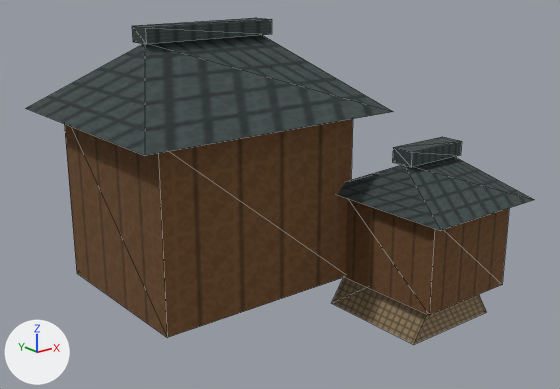
A saved change to the glTF model app/src/main/assets/3d/field/domestic-BARRACKS-2-lod1.glb.
Camera for both pictures: a camera (50 mm lens) standing at (-0.936, -1.226, 0.737) and looking at (0.012, -0.04, 0.262). Every picture has the same lights, and +X, +Y and +Z are marked at lower left. The picture after the commit comes second. Mesh edges are drawn as thin lines. Vertices at exactly the same position are counted once.

The scene before the commit, as lines of its bpy script (objects in view):
```python
me_mesh_0 = bpy.data.meshes.new('Mesh_0')
me_mesh_0.from_pydata(...)  # 50 vertices, 58 faces; spans x -0.361..0.394, y -0.382..0.327, z 0.0..0.604
me_mesh_0.materials.append(mat_material_0)
ob_mesh_0 = bpy.data.objects.new('Mesh_0', me_mesh_0)
ob_mesh_0.location = (0.0, 0.0, 0.0)
```
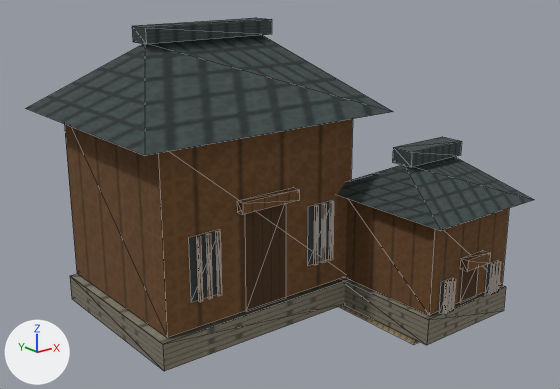
Pixel boxes (x1, y1, x2, y2) of what changed, in the pictures (560 x 389 px):
'Mesh_0', reshaped (8% taller): before (25, 18, 534, 344); after (25, 18, 534, 371)
part 1 of me_mesh_0, added: after (70, 273, 349, 371)
part 2 of me_mesh_0, added: after (196, 236, 203, 302)
part 3 of me_mesh_0, added: after (206, 233, 212, 299)
part 4 of me_mesh_0, added: after (215, 231, 222, 296)
part 5 of me_mesh_0, added: after (313, 205, 318, 265)
part 6 of me_mesh_0, added: after (321, 203, 326, 263)
part 7 of me_mesh_0, added: after (328, 201, 334, 260)
part 8 of me_mesh_0, added (brown): after (237, 187, 299, 214)
part 9 of me_mesh_0, added: after (342, 278, 506, 345)
part 10 of me_mesh_0, added: after (443, 281, 448, 314)
part 11 of me_mesh_0, added: after (446, 280, 452, 313)
part 12 of me_mesh_0, added: after (450, 278, 456, 311)
part 13 of me_mesh_0, added: after (488, 264, 494, 295)
part 14 of me_mesh_0, added: after (492, 262, 498, 293)
part 15 of me_mesh_0, added: after (495, 261, 501, 292)
part 16 of me_mesh_0, added (brown): after (460, 250, 490, 271)
part 17 of me_mesh_0, added (brown): after (189, 200, 333, 311)
part 18 of me_mesh_0, added (brown): after (439, 260, 498, 313)

Patch to the scene script:
```diff
--- a/app/src/main/assets/3d/field/domestic-BARRACKS-2-lod1.glb.py
+++ b/app/src/main/assets/3d/field/domestic-BARRACKS-2-lod1.glb.py
@@ me_mesh_0 @@
-me_mesh_0.from_pydata(...)  # 50 vertices, 58 faces; spans x -0.361..0.394, y -0.382..0.327, z 0.0..0.604
+me_mesh_0.from_pydata(...)  # 202 vertices, 230 faces; spans x -0.361..0.394, y -0.382..0.327, z 0.0..0.604
+# me_mesh_0 part 1: the loose piece of 8 vertices spanning x -0.305..0.145, y -0.11..0.27, z 0.07..0.43 is copied, and the copy is scaled about its middle by (1.06, 1.04, 0.153), then moved by (0.0, 0.0, -0.213); it spans x -0.319..0.159, y -0.118..0.278, z 0.01..0.065
+# me_mesh_0 part 2: the loose piece of 8 vertices spanning x -0.305..0.145, y -0.11..0.27, z 0.07..0.43 is copied, and the copy is scaled about its middle by (0.014, 0.0158, 0.35), then moved by (-0.157, -0.199, -0.061); it spans x -0.24..-0.234, y -0.122..-0.116, z 0.126..0.252
+# me_mesh_0 part 3: the loose piece of 8 vertices spanning x -0.305..0.145, y -0.11..0.27, z 0.07..0.43 is copied, and the copy is scaled about its middle by (0.014, 0.0158, 0.35), then moved by (-0.136, -0.199, -0.061); it spans x -0.22..-0.213, y -0.122..-0.116, z 0.126..0.252
+# me_mesh_0 part 4: the loose piece of 8 vertices spanning x -0.305..0.145, y -0.11..0.27, z 0.07..0.43 is copied, and the copy is scaled about its middle by (0.014, 0.0158, 0.35), then moved by (-0.116, -0.199, -0.061); it spans x -0.199..-0.192, y -0.122..-0.116, z 0.126..0.252
+# me_mesh_0 part 5: the loose piece of 8 vertices spanning x -0.226..0.066, y 0.055..0.105, z 0.574..0.604 is copied, and the copy is scaled about its middle by (0.0215, 0.12, 4.2), then moved by (0.122, -0.199, -0.4); it spans x 0.039..0.045, y -0.122..-0.116, z 0.126..0.252
+# me_mesh_0 part 6: the loose piece of 8 vertices spanning x -0.226..0.066, y 0.055..0.105, z 0.574..0.604 is copied, and the copy is scaled about its middle by (0.0215, 0.12, 4.2), then moved by (0.143, -0.199, -0.4); it spans x 0.06..0.066, y -0.122..-0.116, z 0.126..0.252
+# me_mesh_0 part 7: the loose piece of 8 vertices spanning x -0.226..0.066, y 0.055..0.105, z 0.574..0.604 is copied, and the copy is scaled about its middle by (0.0215, 0.12, 4.2), then moved by (0.163, -0.199, -0.4); it spans x 0.08..0.086, y -0.122..-0.116, z 0.126..0.252
+# me_mesh_0 part 8: the loose piece of 8 vertices spanning x -0.305..0.145, y -0.11..0.27, z 0.07..0.43 is copied, and the copy is scaled about its middle by (0.3, 0.0474, 0.0611), then moved by (0.0, -0.202, 0.038); it spans x -0.147..-0.013, y -0.131..-0.113, z 0.277..0.299
+# me_mesh_0 part 9: the loose piece of 8 vertices spanning x 0.135..0.365, y -0.345..-0.095, z 0.07..0.26 is copied, and the copy is scaled about its middle by (1.06, 1.04, 0.289), then moved by (0.0, 0.0, -0.127); it spans x 0.128..0.372, y -0.35..-0.09, z 0.01..0.065
+# me_mesh_0 part 10: the loose piece of 8 vertices spanning x 0.135..0.365, y -0.345..-0.095, z 0.07..0.26 is copied, and the copy is scaled about its middle by (0.014, 0.024, 0.35), then moved by (-0.08, -0.134, -0.065); it spans x 0.168..0.171, y -0.357..-0.351, z 0.067..0.133
+# me_mesh_0 part 11: the loose piece of 8 vertices spanning x 0.135..0.365, y -0.345..-0.095, z 0.07..0.26 is copied, and the copy is scaled about its middle by (0.014, 0.024, 0.35), then moved by (-0.07, -0.134, -0.065); it spans x 0.179..0.182, y -0.357..-0.351, z 0.067..0.133
+# me_mesh_0 part 12: the loose piece of 8 vertices spanning x 0.135..0.365, y -0.345..-0.095, z 0.07..0.26 is copied, and the copy is scaled about its middle by (0.014, 0.024, 0.35), then moved by (-0.059, -0.134, -0.065); it spans x 0.189..0.192, y -0.357..-0.351, z 0.067..0.133
+# me_mesh_0 part 13: the loose piece of 8 vertices spanning x 0.135..0.365, y -0.345..-0.095, z 0.07..0.26 is copied, and the copy is scaled about its middle by (0.014, 0.024, 0.35), then moved by (0.062, -0.134, -0.065); it spans x 0.311..0.314, y -0.357..-0.351, z 0.067..0.133
+# me_mesh_0 part 14: the loose piece of 8 vertices spanning x 0.135..0.365, y -0.345..-0.095, z 0.07..0.26 is copied, and the copy is scaled about its middle by (0.014, 0.024, 0.35), then moved by (0.073, -0.134, -0.065); it spans x 0.321..0.325, y -0.357..-0.351, z 0.067..0.133
+# me_mesh_0 part 15: the loose piece of 8 vertices spanning x 0.135..0.365, y -0.345..-0.095, z 0.07..0.26 is copied, and the copy is scaled about its middle by (0.014, 0.024, 0.35), then moved by (0.083, -0.134, -0.065); it spans x 0.332..0.335, y -0.357..-0.351, z 0.067..0.133
+# me_mesh_0 part 16: the loose piece of 8 vertices spanning x 0.135..0.365, y -0.345..-0.095, z 0.07..0.26 is copied, and the copy is scaled about its middle by (0.3, 0.072, 0.116), then moved by (0.0, -0.137, -0.008); it spans x 0.215..0.285, y -0.366..-0.348, z 0.146..0.168
+# me_mesh_0 part 17: 12 vertices added at x -0.253..0.093, y -0.113, z 0.07..0.277
+# me_mesh_0 part 18: 12 vertices added at x 0.161..0.339, y -0.348, z 0.067..0.146
 me_mesh_0.materials.append(mat_material_0)
```
